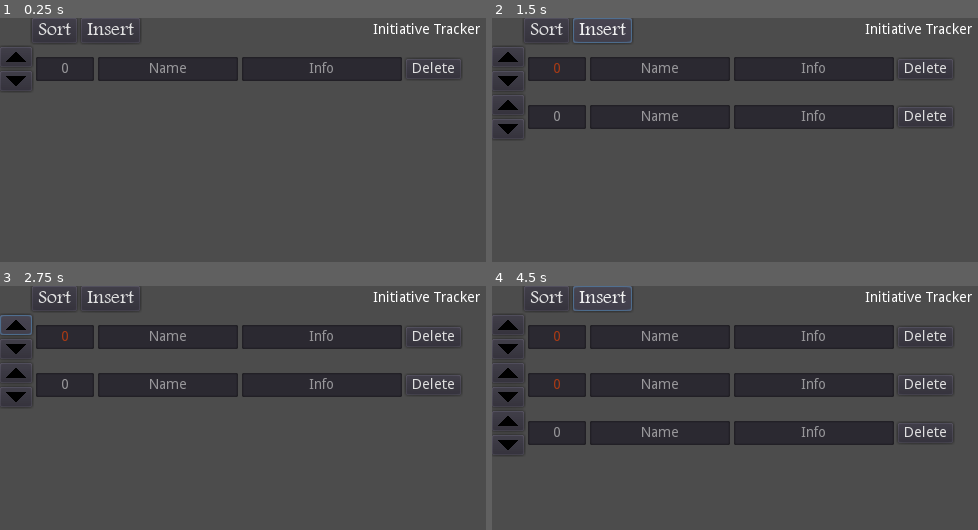
Above: before the commit, frames 1-4 (two rows, left to right).
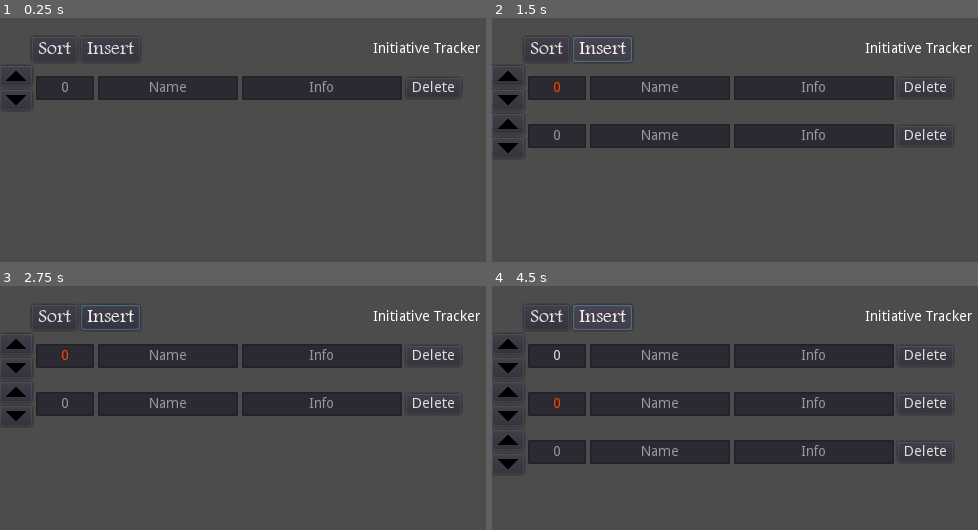
Above: after the commit, the same moments.

Repository: kellcj2/Initiative-Tracker
Game: Godot game, scene res://Main.tscn
The game is run twice, just before and just after one commit, with the same random seed, the same clock (stepped at 60 frames per second) and the same inputs.
Inputs (mouse positions are in pixels of both pictures, inside the frame that each line leads up to):
- Up to frame 1 (0.25 s): no input
- Up to frame 2 (1.5 s): click "Sort" at 0.5 s; click "Insert" at 1.25 s
- Up to frame 3 (2.75 s): click (14, 325) at 2.02 s
- Up to frame 4 (4.5 s): click (506, 349) at 2.77 s; click "Sort" at 3.5 s; click "Insert" at 4.25 s

The runs differ from the first frame. In frame 1, 13% of the frame differs, in the area x 0-99%, y 2-38%; in frame 2, 25%; in frame 3, 25%; in frame 4, 37%, in the area x 0-99%, y 0-77%.

Commit message:
Add files via upload

Diff:
--- a/Main.gd
+++ b/Main.gd
@@ -106,7 +106,10 @@
 # @desc: Keeps track of number of rows, called when a row exits the scene
 func _row_deleted():
 	numRows -= 1
-	_set_order_numbers(get_tree().get_nodes_in_group("Rows"))
+	if get_tree():
+		var nodes = get_tree().get_nodes_in_group("Rows")
+		if nodes:
+			_set_order_numbers(nodes)
 
 
 # @name: _sort_characters
@@ -137,6 +140,7 @@
 	for i in rows:
 		if not int(i.get_node("Character/Init").text) and i.get_node("Character/Init").text != '0': # Init is not an integer
 			i.get_node("Character/Init").add_color_override("font_color", Color(1, 0.27, 0, 1))
+			i.get_node("Character/Init").text = '0'
 
 
 # @name: _make_new_rows
--- a/Main.tscn
+++ b/Main.tscn
@@ -4,183 +4,63 @@
 [ext_resource path="res://FTLTLT.TTF" type="DynamicFontData" id=2]
 
 [sub_resource type="DynamicFont" id=1]
-
 size = 20
-use_mipmaps = false
-use_filter = false
 font_data = ExtResource( 2 )
-_sections_unfolded = [ "Extra Spacing", "Font", "Settings" ]
 
 [sub_resource type="DynamicFont" id=2]
+size = 20
+font_data = ExtResource( 2 )
 
-size = 20
-use_mipmaps = false
-use_filter = false
-font_data = ExtResource( 2 )
-_sections_unfolded = [ "Extra Spacing", "Font", "Settings" ]
-
-[node name="Main" type="MarginContainer" index="0"]
-
-anchor_left = 0.0
-anchor_top = 0.0
-anchor_right = 0.0
-anchor_bottom = 0.0
+[node name="Main" type="MarginContainer"]
 margin_right = 512.0
 margin_bottom = 107.0
-rect_pivot_offset = Vector2( 0, 0 )
-rect_clip_content = false
-mouse_filter = 0
-mouse_default_cursor_shape = 0
-size_flags_horizontal = 1
-size_flags_vertical = 1
 script = ExtResource( 1 )
-_sections_unfolded = [ "Size Flags" ]
 
-[node name="VBoxContainer" type="VBoxContainer" parent="." index="0"]
-
-anchor_left = 0.0
-anchor_top = 0.0
-anchor_right = 0.0
-anchor_bottom = 0.0
-margin_left = 8.0
+[node name="VBoxContainer" type="VBoxContainer" parent="."]
 margin_right = 512.0
 margin_bottom = 107.0
-rect_pivot_offset = Vector2( 0, 0 )
-rect_clip_content = false
-mouse_filter = 1
-mouse_default_cursor_shape = 0
-size_flags_horizontal = 1
-size_flags_vertical = 1
-alignment = 0
-_sections_unfolded = [ "Size Flags" ]
 
-[node name="Header" type="HBoxContainer" parent="VBoxContainer" index="0"]
+[node name="Spacer" type="Label" parent="VBoxContainer"]
+margin_right = 512.0
+margin_bottom = 15.0
+rect_min_size = Vector2( 0, 15 )
 
+[node name="Header" type="HBoxContainer" parent="VBoxContainer"]
+margin_left = 32.0
+margin_top = 19.0
+margin_right = 480.0
+margin_bottom = 44.0
+size_flags_horizontal = 4
+
+[node name="Buttons" type="HBoxContainer" parent="VBoxContainer/Header"]
 editor/display_folded = true
-anchor_left = 0.0
-anchor_top = 0.0
-anchor_right = 0.0
-anchor_bottom = 0.0
-margin_left = 28.0
-margin_right = 476.0
-margin_bottom = 25.0
-rect_pivot_offset = Vector2( 0, 0 )
-rect_clip_content = false
-mouse_filter = 1
-mouse_default_cursor_shape = 0
-size_flags_horizontal = 4
-size_flags_vertical = 1
-alignment = 0
-_sections_unfolded = [ "Size Flags" ]
-
-[node name="Buttons" type="HBoxContainer" parent="VBoxContainer/Header" index="0"]
-
-editor/display_folded = true
-anchor_left = 0.0
-anchor_top = 0.0
-anchor_right = 0.0
-anchor_bottom = 0.0
 margin_right = 108.0
 margin_bottom = 25.0
-rect_pivot_offset = Vector2( 0, 0 )
-rect_clip_content = false
-mouse_filter = 1
-mouse_default_cursor_shape = 0
-size_flags_horizontal = 1
-size_flags_vertical = 1
-alignment = 0
 
-[node name="Sort" type="Button" parent="VBoxContainer/Header/Buttons" index="0"]
-
-anchor_left = 0.0
-anchor_top = 0.0
-anchor_right = 0.0
-anchor_bottom = 0.0
+[node name="Sort" type="Button" parent="VBoxContainer/Header/Buttons"]
 margin_right = 45.0
 margin_bottom = 25.0
-rect_pivot_offset = Vector2( 0, 0 )
-rect_clip_content = false
-focus_mode = 2
-mouse_filter = 0
-mouse_default_cursor_shape = 0
-size_flags_horizontal = 1
-size_flags_vertical = 1
 custom_fonts/font = SubResource( 1 )
-toggle_mode = false
-enabled_focus_mode = 2
-shortcut = null
-group = null
 text = "Sort"
-flat = false
-align = 1
-_sections_unfolded = [ "custom_fonts" ]
 
-[node name="Insert" type="Button" parent="VBoxContainer/Header/Buttons" index="1"]
-
-anchor_left = 0.0
-anchor_top = 0.0
-anchor_right = 0.0
-anchor_bottom = 0.0
+[node name="Insert" type="Button" parent="VBoxContainer/Header/Buttons"]
 margin_left = 49.0
 margin_right = 108.0
 margin_bottom = 25.0
-rect_pivot_offset = Vector2( 0, 0 )
-rect_clip_content = false
-focus_mode = 2
-mouse_filter = 0
-mouse_default_cursor_shape = 0
-size_flags_horizontal = 1
-size_flags_vertical = 1
 custom_fonts/font = SubResource( 2 )
-toggle_mode = false
-enabled_focus_mode = 2
-shortcut = null
-group = null
 text = "Insert"
-flat = false
-align = 1
-_sections_unfolded = [ "custom_fonts" ]
 
-[node name="Spacer" type="Label" parent="VBoxContainer/Header" index="1"]
-
-anchor_left = 0.0
-anchor_top = 0.0
-anchor_right = 0.0
-anchor_bottom = 0.0
+[node name="Spacer" type="Label" parent="VBoxContainer/Header"]
 margin_left = 112.0
 margin_top = 5.0
 margin_right = 337.0
 margin_bottom = 19.0
 rect_min_size = Vector2( 225, 0 )
-rect_pivot_offset = Vector2( 0, 0 )
-rect_clip_content = false
-mouse_filter = 2
-mouse_default_cursor_shape = 0
-size_flags_horizontal = 1
-size_flags_vertical = 4
-percent_visible = 1.0
-lines_skipped = 0
-max_lines_visible = -1
-_sections_unfolded = [ "Rect" ]
 
-[node name="Label" type="Label" parent="VBoxContainer/Header" index="2"]
-
-anchor_left = 0.0
-anchor_top = 0.0
-anchor_right = 0.0
-anchor_bottom = 0.0
+[node name="Label" type="Label" parent="VBoxContainer/Header"]
 margin_left = 341.0
 margin_top = 5.0
 margin_right = 448.0
 margin_bottom = 19.0
-rect_pivot_offset = Vector2( 0, 0 )
-rect_clip_content = false
-mouse_filter = 2
-mouse_default_cursor_shape = 0
-size_flags_horizontal = 1
-size_flags_vertical = 4
 text = "Initiative Tracker"
 align = 2
-percent_visible = 1.0
-lines_skipped = 0
-max_lines_visible = -1
--- a/Row.gd
+++ b/Row.gd
@@ -1,7 +1,7 @@
 extends HBoxContainer
 
 
-var orderNum = -1
+var orderNum
 
-#func _ready():
-	#pass
+func _ready():
+	orderNum = -1
--- a/default_env.tres
+++ b/default_env.tres
@@ -1,100 +1,14 @@
 [gd_resource type="Environment" load_steps=2 format=2]
 
 [sub_resource type="ProceduralSky" id=1]
-
-radiance_size = 4
 sky_top_color = Color( 0.0470588, 0.454902, 0.976471, 1 )
 sky_horizon_color = Color( 0.556863, 0.823529, 0.909804, 1 )
 sky_curve = 0.25
-sky_energy = 1.0
 ground_bottom_color = Color( 0.101961, 0.145098, 0.188235, 1 )
 ground_horizon_color = Color( 0.482353, 0.788235, 0.952941, 1 )
 ground_curve = 0.01
-ground_energy = 1.0
-sun_color = Color( 1, 1, 1, 1 )
-sun_latitude = 35.0
-sun_longitude = 0.0
-sun_angle_min = 1.0
-sun_angle_max = 100.0
-sun_curve = 0.05
 sun_energy = 16.0
-texture_size = 2
 
 [resource]
-
 background_mode = 2
 background_sky = SubResource( 1 )
-background_sky_custom_fov = 0.0
-background_color = Color( 0, 0, 0, 1 )
-background_energy = 1.0
-background_canvas_max_layer = 0
-ambient_light_color = Color( 0, 0, 0, 1 )
-ambient_light_energy = 1.0
-ambient_light_sky_contribution = 1.0
-fog_enabled = false
-fog_color = Color( 0.5, 0.6, 0.7, 1 )
-fog_sun_color = Color( 1, 0.9, 0.7, 1 )
-fog_sun_amount = 0.0
-fog_depth_enabled = true
-fog_depth_begin = 10.0
-fog_depth_curve = 1.0
-fog_transmit_enabled = false
-fog_transmit_curve = 1.0
-fog_height_enabled = false
-fog_height_min = 0.0
-fog_height_max = 100.0
-fog_height_curve = 1.0
-tonemap_mode = 0
-tonemap_exposure = 1.0
-tonemap_white = 1.0
-auto_exposure_enabled = false
-auto_exposure_scale = 0.4
-auto_exposure_min_luma = 0.05
-auto_exposure_max_luma = 8.0
-auto_exposure_speed = 0.5
-ss_reflections_enabled = false
-ss_reflections_max_steps = 64
-ss_reflections_fade_in = 0.15
-ss_reflections_fade_out = 2.0
-ss_reflections_depth_tolerance = 0.2
-ss_reflections_roughness = true
-ssao_enabled = false
-ssao_radius = 1.0
-ssao_intensity = 1.0
-ssao_radius2 = 0.0
-ssao_intensity2 = 1.0
-ssao_bias = 0.01
-ssao_light_affect = 0.0
-ssao_color = Color( 0, 0, 0, 1 )
-ssao_quality = 0
-ssao_blur = 3
-ssao_edge_sharpness = 4.0
-dof_blur_far_enabled = false
-dof_blur_far_distance = 10.0
-dof_blur_far_transition = 5.0
-dof_blur_far_amount = 0.1
-dof_blur_far_quality = 1
-dof_blur_near_enabled = false
-dof_blur_near_distance = 2.0
-dof_blur_near_transition = 1.0
-dof_blur_near_amount = 0.1
-dof_blur_near_quality = 1
-glow_enabled = false
-glow_levels/1 = false
-glow_levels/2 = false
-glow_levels/3 = true
-glow_levels/4 = false
-glow_levels/5 = true
-glow_levels/6 = false
-glow_levels/7 = false
-glow_intensity = 0.8
-glow_strength = 1.0
-glow_bloom = 0.0
-glow_blend_mode = 2
-glow_hdr_threshold = 1.0
-glow_hdr_scale = 2.0
-glow_bicubic_upscale = false
-adjustment_enabled = false
-adjustment_brightness = 1.0
-adjustment_contrast = 1.0
-adjustment_saturation = 1.0
--- a/project.godot
+++ b/project.godot
@@ -6,12 +6,20 @@
 ;   [section] ; section goes between []
 ;   param=value ; assign values to parameters
 
-config_version=3
+config_version=4
+
+_global_script_classes=[  ]
+_global_script_class_icons={
+
+}
 
 [application]
 
-config/name="Initiative Tracker"
+config/name="Initiative Tracker 0.1b"
 run/main_scene="res://Main.tscn"
+config/use_custom_user_dir=true
+boot_splash/image="res://icon.png"
+boot_splash/fullsize=false
 config/icon="res://icon.png"
 
 [display]
Not shown, changed: arrowDown.png.import
Not shown, changed: arrowUp.png.import
Not shown, changed: export_presets.cfg
Not shown, changed: icon.png.import
